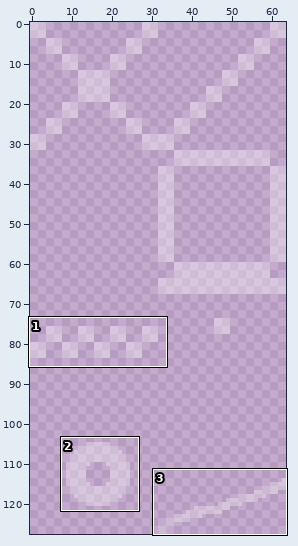
File history of a sprite sheet, res_edit/types.png. Above, an overview of the earlier version with the close-up marked.
Close-up. The starting point:
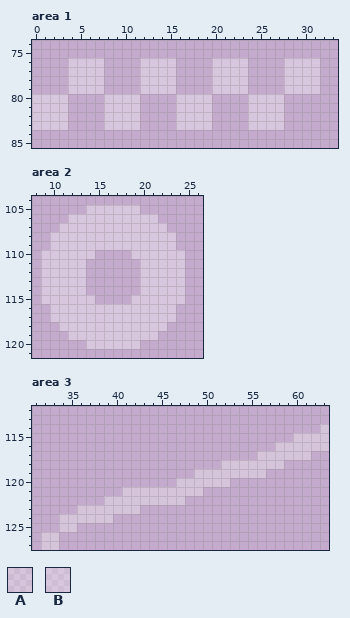
The file is 64x128 pixels. Shown: area 1: x 0..33, y 74..85; area 2: x 8..26, y 104..121; area 3: x 31..63, y 112..127. The commit also changed other parts of the picture, which this record leaves out.
Palette (. is transparent): A #ffffff4d  B #ffffff54
New version:
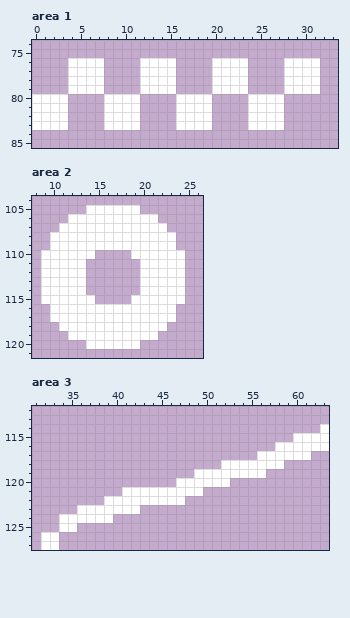
The edit:
colour B: #ffffff54 -> #fffffffe
Area 3:
y 114: x 63 A -> B
y 115: x 60..63 AAAA -> BBBB
y 116: x 58..63 AAAAAA -> BBBBBB
y 117: x 56..61 AAAAAA -> BBBBBB
y 118: x 52..58 AAAAAAA -> BBBBBBB
y 119: x 49..56 AAAAAAAA -> BBBBBBBB
y 120: x 47..52 AAAAAA -> BBBBBB
y 121: x 41..49 AAAAAAAAA -> BBBBBBBBB
y 122: x 39..47 AAAAAAAAA -> BBBBBBBBB
y 123: x 36..42 AAAAAAA -> BBBBBBB
y 124: x 34..39 AAAAAA -> BBBBBB
y 125: x 34..35 AA -> BB
y 126..127: x 32..33 AA -> BB
Boxes around the changes in both close-ups, in picture pixels (x1, y1, x2, y2):
changed: (32, 58, 320, 130)
changed: (41, 205, 185, 349)
changed: (41, 424, 329, 550)
